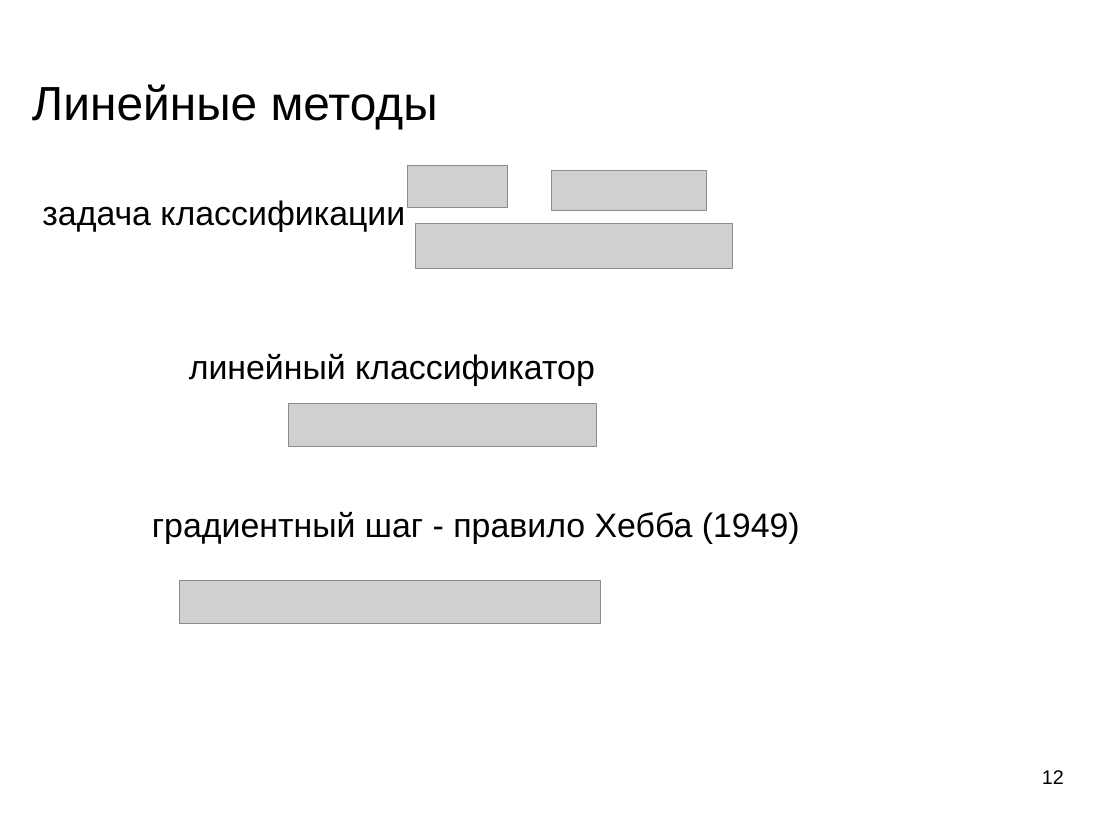
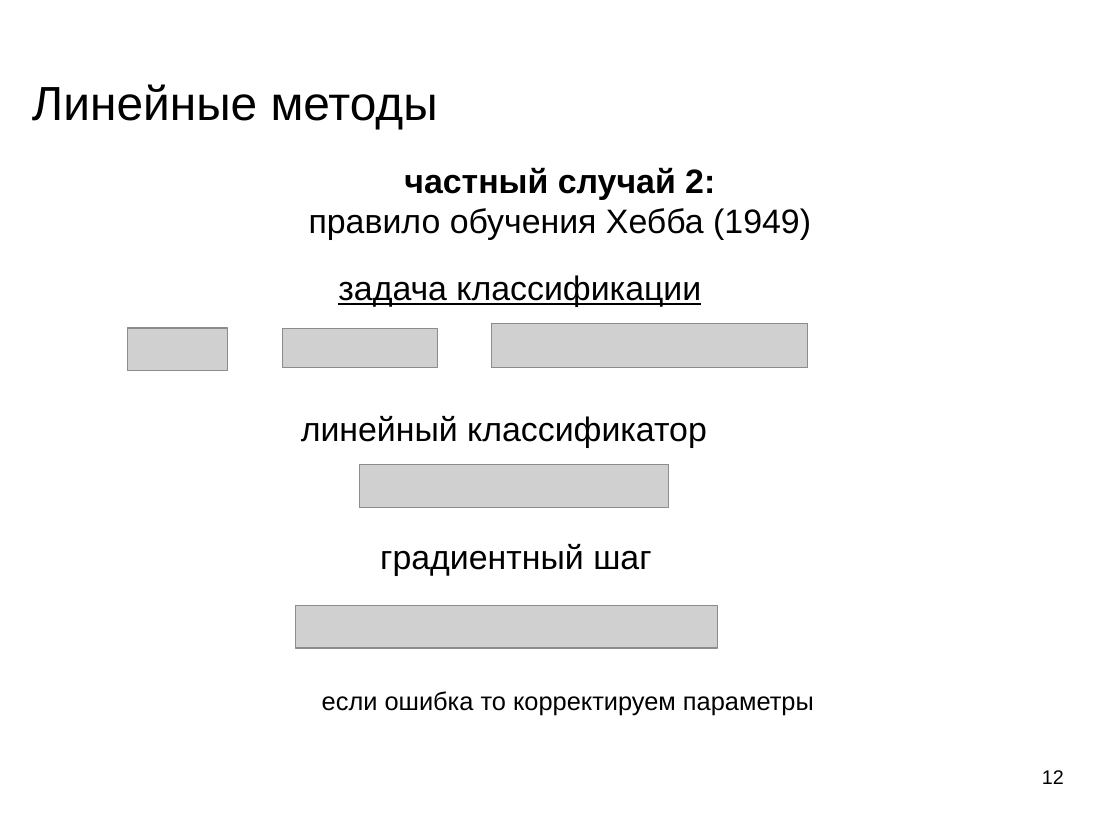
Before and after one commit to mechanoid5/ml_lectorium_legacy, a slide deck: slide 12 of 09-linear.odp. Drawn at 1120x840 pixels with LibreOffice and Linux fonts; fonts in the diff are those of the drawing; grey boxes stand for pictures; background and template pictures are left out. Boxes give left, top, right and bottom in pixels: in the first picture for what was removed or moved away, otherwise in the second. Text is boxed around its words. In the diff, an @@ line names an element or a change of style, - is before the commit and + after.

```diff
--- a/09-linear.odp
+++ b/09-linear.odp
@@ text added at bbox=[309, 167, 811, 240], 24 pt, text #000000 @@
+частный случай 2:
+правило обучения Хебба (1949)
@@ text "задача классификации": place and size @@
-text "задача классификации" at bbox=[42, 200, 405, 232]
+text "задача классификации" at bbox=[338, 275, 701, 307]
@@ text "задача классификации" at bbox=[338, 275, 701, 307]: underline on @@
@@ picture: place and size @@
-picture at bbox=[409, 166, 508, 208]
+picture at bbox=[128, 328, 228, 371]
@@ picture: place and size @@
-picture at bbox=[552, 171, 706, 210]
+picture at bbox=[283, 329, 437, 369]
@@ picture: place and size @@
-picture at bbox=[416, 224, 733, 268]
+picture at bbox=[492, 323, 809, 368]
@@ text "линейный классификатор": place and size @@
-text "линейный классификатор" at bbox=[189, 354, 595, 386]
+text "линейный классификатор" at bbox=[301, 416, 707, 448]
@@ picture: place and size @@
-picture at bbox=[289, 403, 597, 446]
+picture at bbox=[360, 464, 668, 507]
@@ text at bbox=[380, 544, 651, 576]: text changed @@
-градиентный шаг - правило Хебба (1949)
+градиентный шаг
@@ picture: place and size @@
-picture at bbox=[179, 581, 601, 624]
+picture at bbox=[296, 606, 718, 648]
@@ text added at bbox=[322, 691, 814, 716], 18 pt, text #000000 @@
+если ошибка то корректируем параметры
```
Also in this commit, not shown: 3 other slides changed, 2 slides added.
